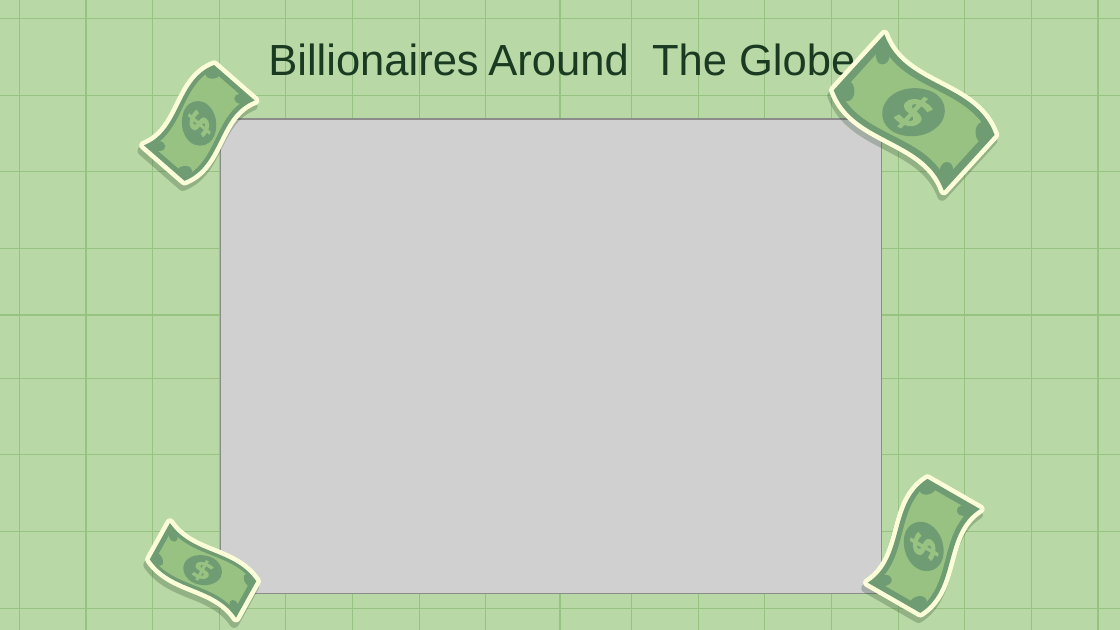
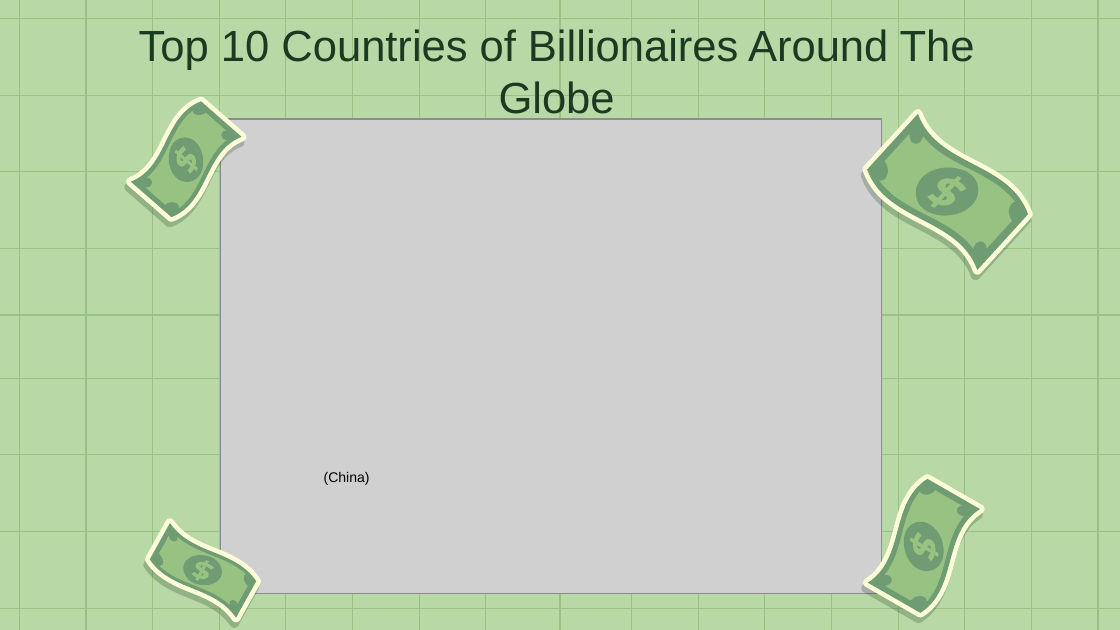
Before and after one commit to gialiubc/project_1, a slide deck: slide 5 of gia/who_are_the_billionaires.pptx. Drawn at 1120x630 pixels with LibreOffice and Linux fonts; fonts in the diff are those of the drawing; grey boxes stand for pictures. Boxes give left, top, right and bottom in pixels: in the first picture for what was removed or moved away, otherwise in the second. Text is boxed around its words. In the diff, an @@ line names an element or a change of style, - is before the commit and + after.

Commit message:
final version of ppt slides

```diff
--- a/gia/who_are_the_billionaires.pptx
+++ b/gia/who_are_the_billionaires.pptx
@@ title at [139, 29, 975, 122]: text changed @@
-Billionaires Around The Globe
+Top 10 Countries of Billionaires Around The Globe
@@ freeform shape: place and size @@
-freeform shape at [169, 94, 228, 153]
+freeform shape at [157, 131, 216, 190]
@@ freeform shape: place and size @@
-freeform shape at [182, 106, 216, 142]
+freeform shape at [170, 143, 203, 178]
@@ 7 freeform shapes: place and size @@
-7 freeform shapes at [131, 58, 268, 189]
+7 freeform shapes at [118, 94, 254, 224]
@@ 8 freeform shapes: place and size @@
-8 freeform shapes at [824, 17, 1005, 208]
+8 freeform shapes at [857, 96, 1039, 288]
@@ freeform shape: place and size @@
-freeform shape at [935, 159, 959, 185]
+freeform shape at [967, 239, 992, 264]
@@ text added at [324, 472, 370, 485], 9 pt, text #000000 @@
+(China)
```
Also in this commit, not shown: 10 other slides changed.
